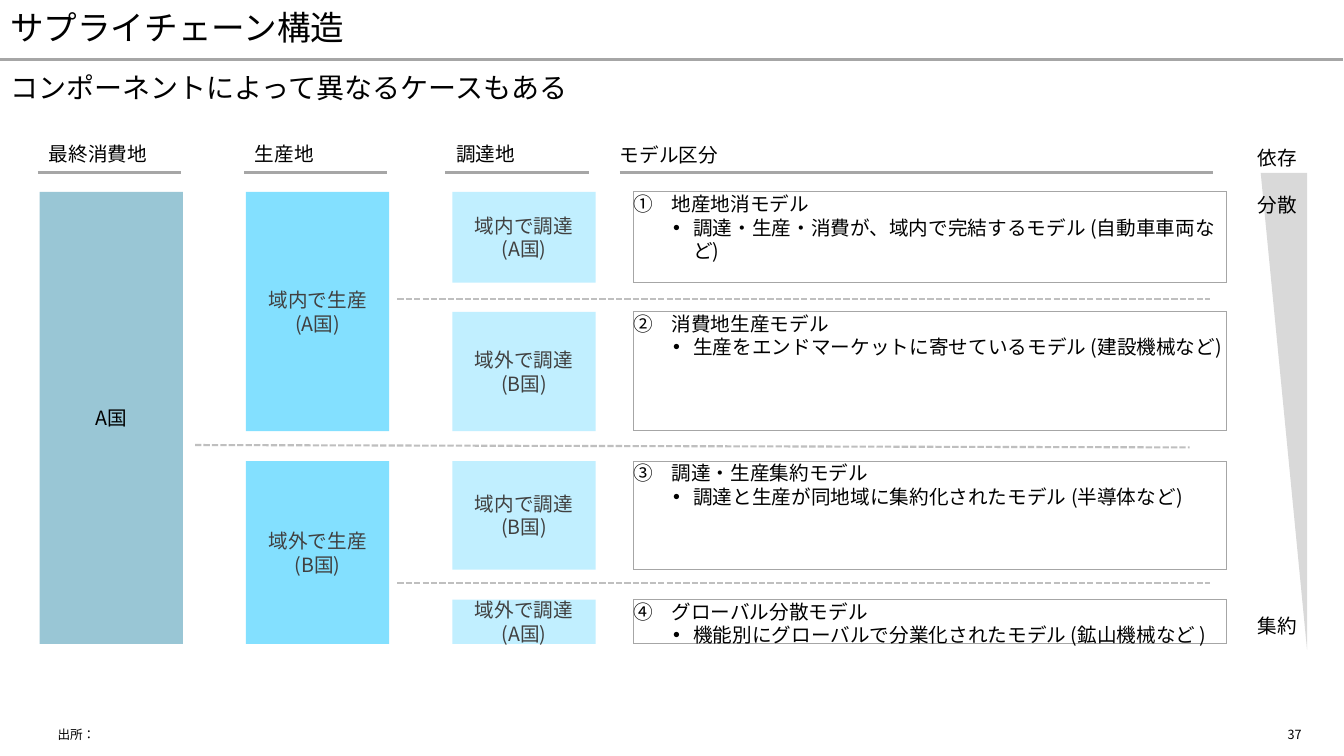
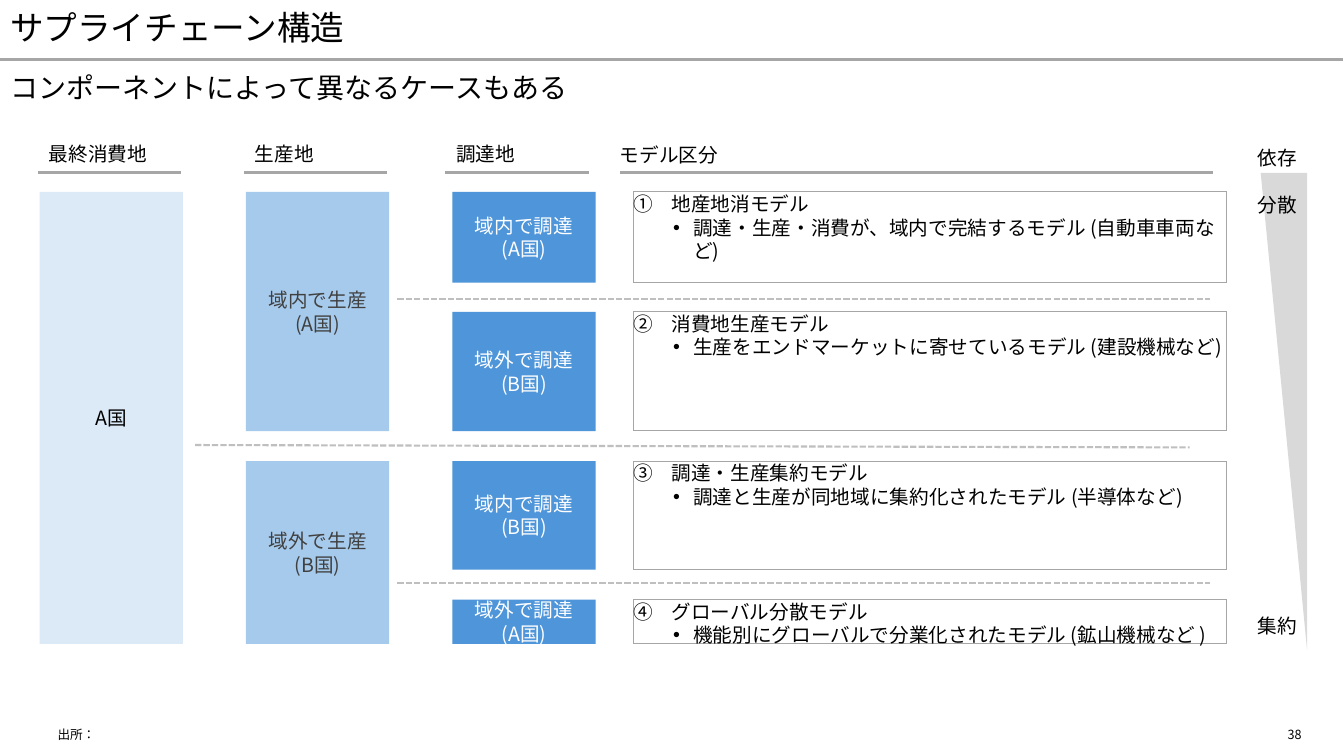
Before and after one commit to yuzucha16/dotfiles, a slide deck: slide 38 of office/Blank.potx (slide 37 before the commit). Drawn at 1344x756 pixels with LibreOffice and Linux fonts; fonts in the diff are those of the drawing. Boxes give left, top, right and bottom in pixels: in the first picture for what was removed or moved away, otherwise in the second. Text is boxed around its words. In the diff, an @@ line names an element or a change of style, - is before the commit and + after.

```diff
--- a/office/Blank.potx
+++ b/office/Blank.potx
@@ rectangle "A国" at [39,192,182,643]: fill #007096 at 40% opacity to #DCEAF7 @@
@@ rectangle "域内で生産" at [246,192,389,431]: fill #83E0FF to #A6CAEC @@
@@ rectangle "域外で生産" at [246,461,389,643]: fill #83E0FF to #A6CAEC @@
@@ text colour #404040 to #FFFFFF; fill #C1F0FF to #4E95D9 in 4 elements at [453,192,596,282], [453,461,596,570], [453,313,596,432], [453,600,596,644] @@
@@ page number at [1288,729,1302,739]: text changed @@
-37
+38
```
Also in this commit, not shown: 33 other slides changed, 1 slide added.
